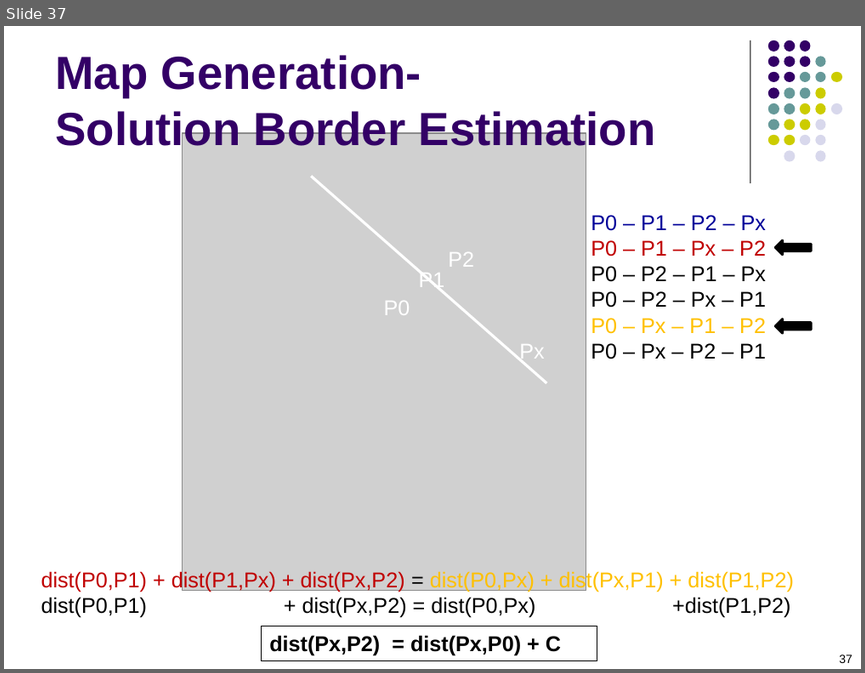
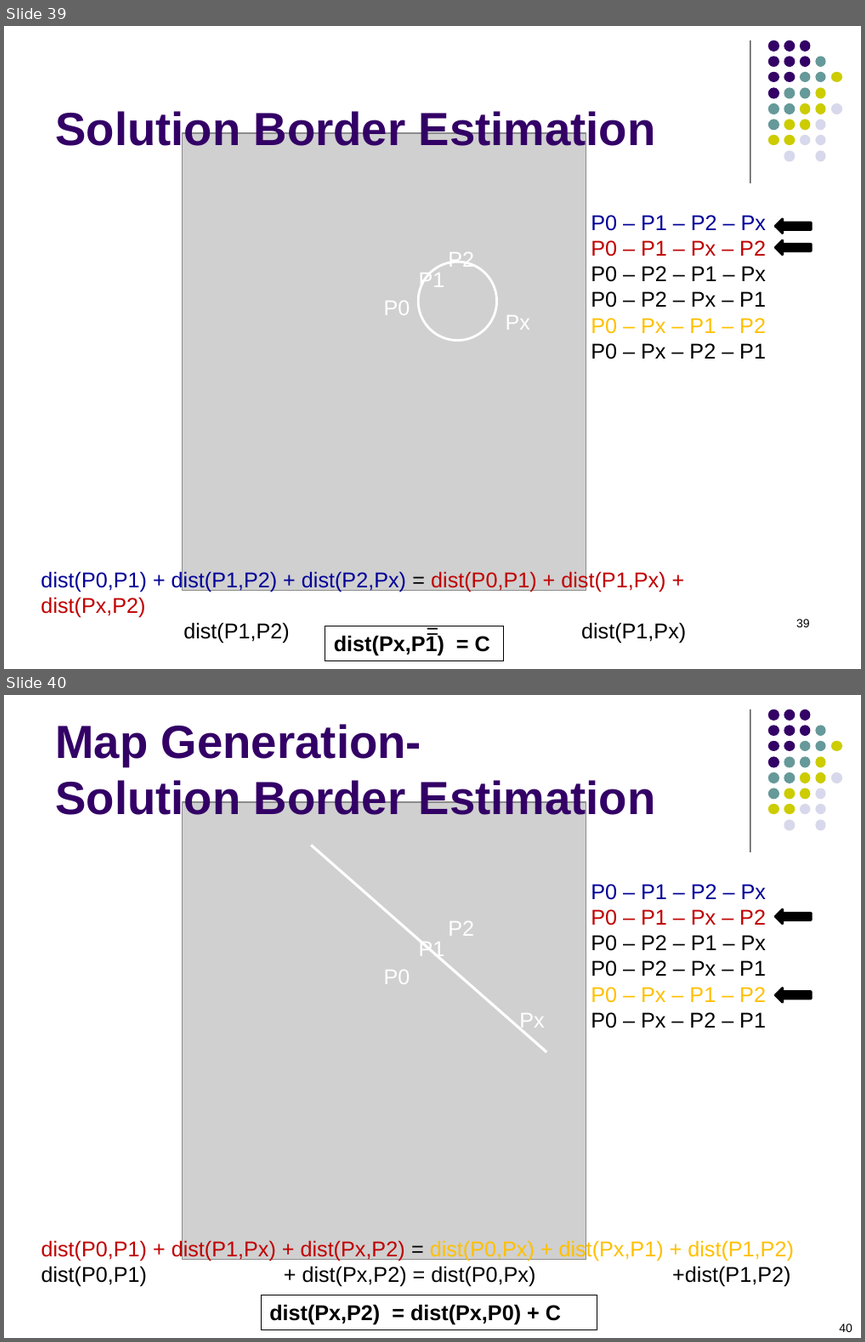
Before and after one commit to RobertHolderIII/dissertation, a slide deck: doc/defense-Dec2015.pptx. Shown one above the other, each under a label of ours: slide 37 before the commit, slides 39 and 40 after it. The pictures are 865x673 and 865x1342 pixels, drawn with LibreOffice and Linux fonts; fonts in the diff are those of the drawing; grey boxes stand for pictures. Boxes give left, top, right and bottom in pixels: in the first picture for what was removed or moved away, otherwise in the second. Text is boxed around its words. In the diff, an @@ line names an element or a change of style, - is before the commit and + after.

```diff
--- a/doc/defense-Dec2015.pptx
+++ b/doc/defense-Dec2015.pptx
@@ slide 39 added at <box>4,26,861,669</box>, background #FFFFFF; not listed: 32 template elements that a slide beside it also shows @@
@@ title added at <box>55,108,656,154</box>, 39 pt, text #330066, bold @@
+Solution Border Estimation
@@ picture added at <box>182,133,585,590</box> @@
@@ text added at <box>590,215,766,359</box>, 18 pt, text #000000 @@
+P0 – P1 – P2 – Px
+P0 – P1 – Px – P2
+P0 – P2 – P1 – Px
+P0 – P2 – Px – P1
+P0 – Px – P1 – P2
+P0 – Px – P2 – P1
@@ right arrow added at <box>775,219,812,233</box>, fill #000000, outline #000000 2 pt @@
@@ text added at <box>448,252,474,267</box>, 18 pt, text #FFFFFF @@
+P2
@@ right arrow added at <box>775,240,812,255</box>, fill #000000, outline #000000 2 pt @@
@@ ellipse added at <box>418,261,497,340</box>, outline #FFFFFF 2 pt @@
@@ text added at <box>419,270,445,292</box>, 18 pt, text #FFFFFF @@
+P1
@@ text added at <box>384,301,410,315</box>, 18 pt, text #FFFFFF @@
+P0
@@ text added at <box>506,315,530,329</box>, 18 pt, text #FFFFFF @@
+Px
@@ text added at <box>41,569,686,643</box>, 18 pt, text #000099 @@
+dist(P0,P1) + dist(P1,P2) + dist(P2,Px) = dist(P0,P1) + dist(P1,Px) + dist(Px,P2)
+dist(P1,P2) = dist(P1,Px)
@@ rectangle added at <box>325,626,504,660</box>, outline #000000 0.75 pt, 18 pt, text #000000, bold @@
+dist(Px,P1) = C
@@ page number added at <box>796,618,810,627</box>, 10 pt, text #000000 @@
+39
@@ what was slide 37 is now slide 40 @@
@@ page number at <box>839,1323,852,1332</box>: text changed @@
-37
+40
```
Also in this commit, not shown: 5 slides changed, 10 other slides added, 4 slides removed, 1 other file.
